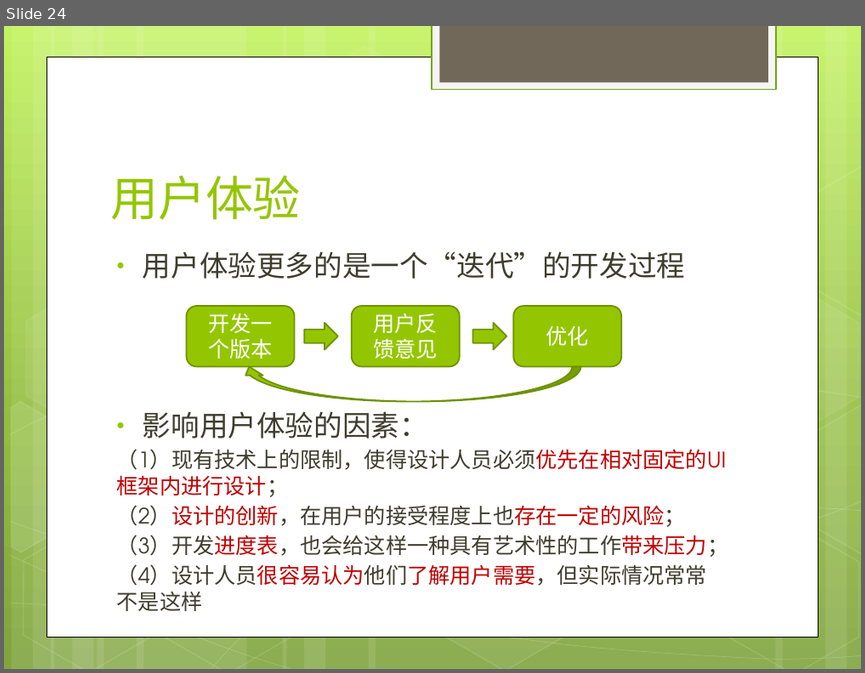
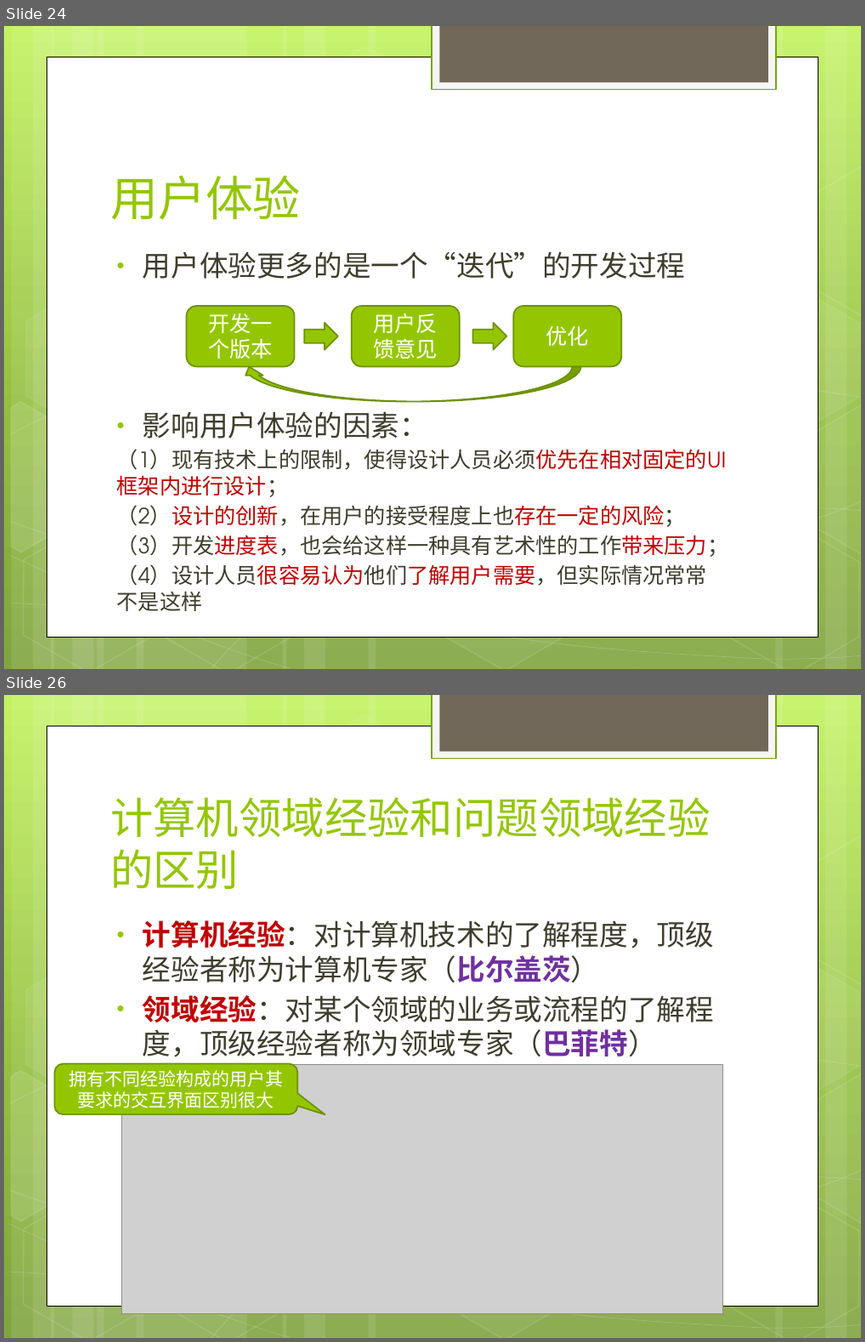
Before and after one commit to willianlam/Classes, a slide deck: 交互设计基础/课件/第5讲 界面设计.pptx. Shown one above the other, each under a label of ours: slide 24 before the commit, slides 24 and 26 after it; the slides between them are not shown. The pictures are 865x673 and 865x1342 pixels, drawn with LibreOffice and Linux fonts; fonts in the diff are those of the drawing; grey boxes stand for pictures. Boxes give left, top, right and bottom in pixels: in the first picture for what was removed or moved away, otherwise in the second. Text is boxed around its words. In the diff, an @@ line names an element or a change of style, - is before the commit and + after.

```diff
--- a/交互设计基础/课件/第5讲 界面设计.pptx
+++ b/交互设计基础/课件/第5讲 界面设计.pptx
@@ slide 26 added at [4,695,861,1338], background gradient #C3F35F to #93BF3F to #81A53E; not listed: 31 template elements that a slide beside it also shows @@
@@ title added at [110,797,710,889], 36 pt, text #94C600 @@
+计算机领域经验和问题领域经验的区别
@@ text added at [143,920,714,1057], 24 pt, text #3E3D2D @@
+• 计算机经验：对计算机技术的了解程度，顶级经验者称为计算机专家（比尔盖茨）
+• 领域经验：对某个领域的业务或流程的了解程度，顶级经验者称为领域专家（巴菲特）
@@ rounded speech box added at [54,1063,297,1114], fill #94C600, outline #6D9200 1.25 pt, 15 pt, text #FFFFFF @@
+拥有不同经验构成的用户其要求的交互界面区别很大
@@ picture added at [122,1064,723,1313] @@
```
Also in this commit, not shown: 1 slide changed, 16 other slides added, 3 other files.
